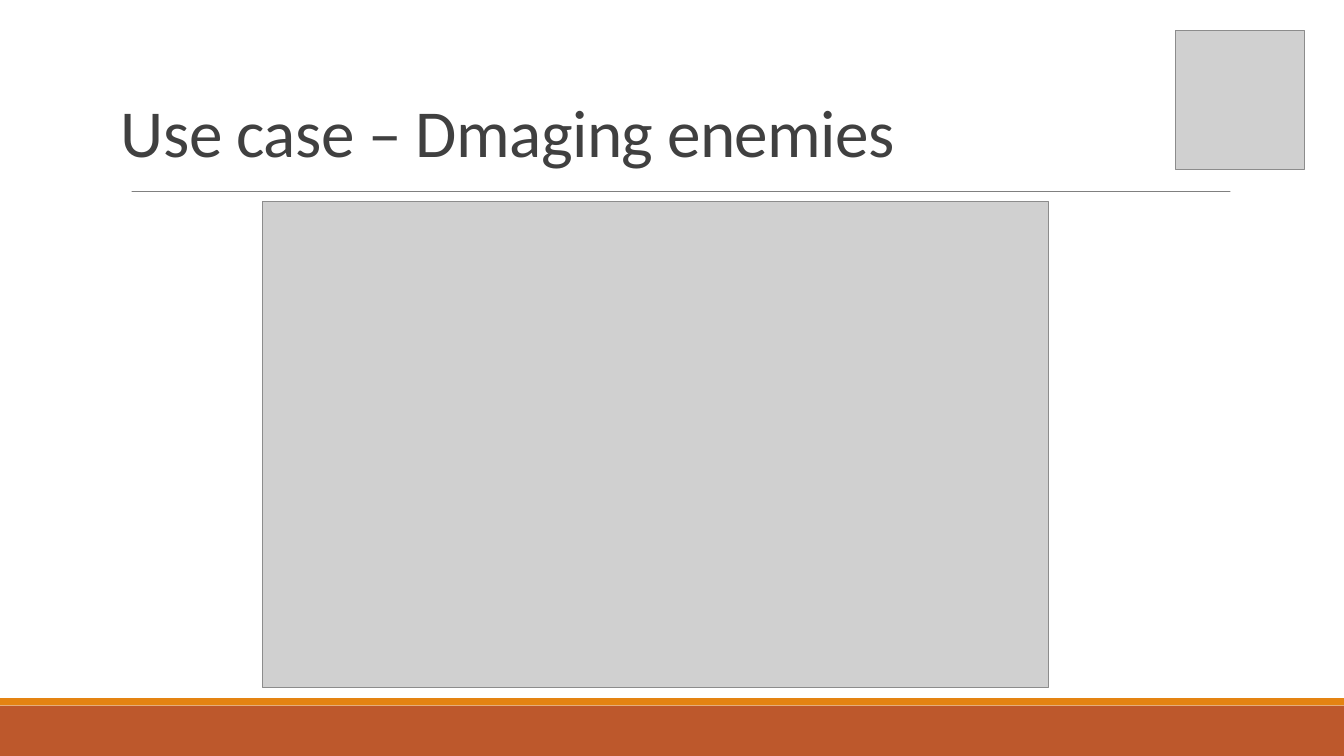
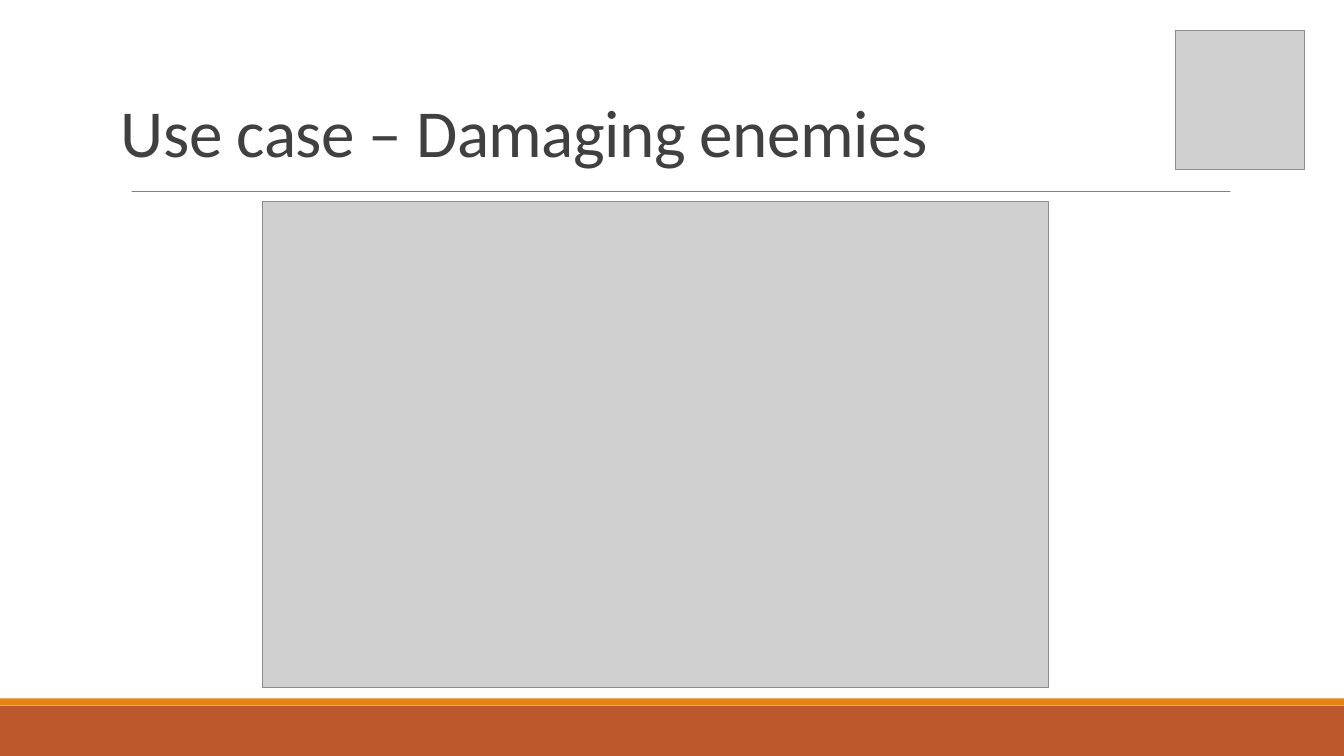
Before and after one commit to Corbono2/Banana-Clone, a slide deck: slide 8 of docs/Debugger.pptx. Drawn at 1344x756 pixels with LibreOffice and Linux fonts; fonts in the diff are those of the drawing; grey boxes stand for pictures. Boxes give left, top, right and bottom in pixels: in the first picture for what was removed or moved away, otherwise in the second. Text is boxed around its words. In the diff, an @@ line names an element or a change of style, - is before the commit and + after.

Commit message:
Fixed typo again -Ben

```diff
--- a/docs/Debugger.pptx
+++ b/docs/Debugger.pptx
@@ text at box(121, 111, 928, 169): text changed @@
-Use case – Dmaging enemies
+Use case – Damaging enemies
```
Also in this commit, not shown: 4 other slides changed.
